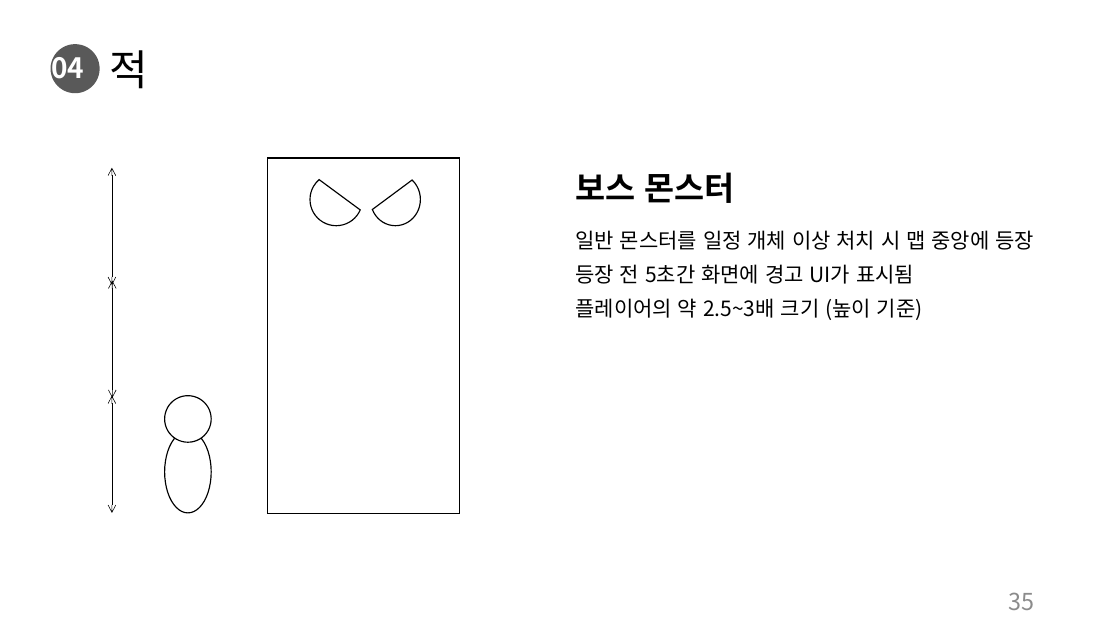
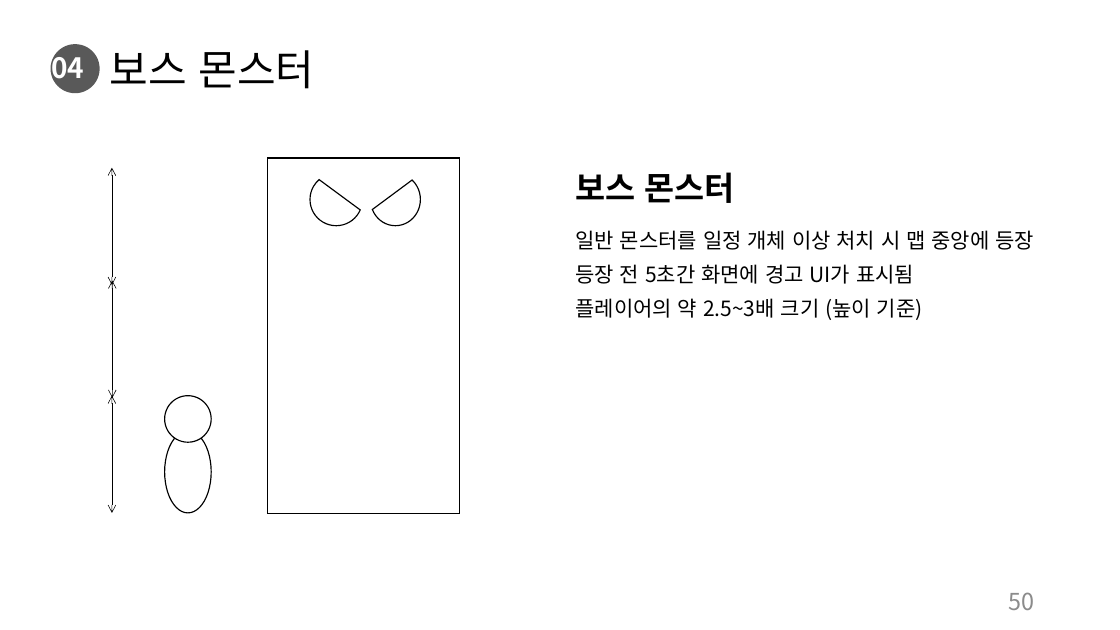
Before and after one commit to charobe/HDB, a slide deck: slide 50 of 조영욱/하자 드 바이오.pptx (slide 35 before the commit). Drawn at 1120x630 pixels with LibreOffice and Linux fonts; fonts in the diff are those of the drawing. Boxes give left, top, right and bottom in pixels: in the first picture for what was removed or moved away, otherwise in the second. Text is boxed around its words. In the diff, an @@ line names an element or a change of style, - is before the commit and + after.

```diff
--- a/조영욱/하자 드 바이오.pptx
+++ b/조영욱/하자 드 바이오.pptx
@@ title at [110, 50, 315, 89]: text changed @@
-적
+보스 몬스터
@@ page number at [1009, 592, 1035, 610]: text changed @@
-35
+50
```
Also in this commit, not shown: 3 other slides changed, 7 slides added.
